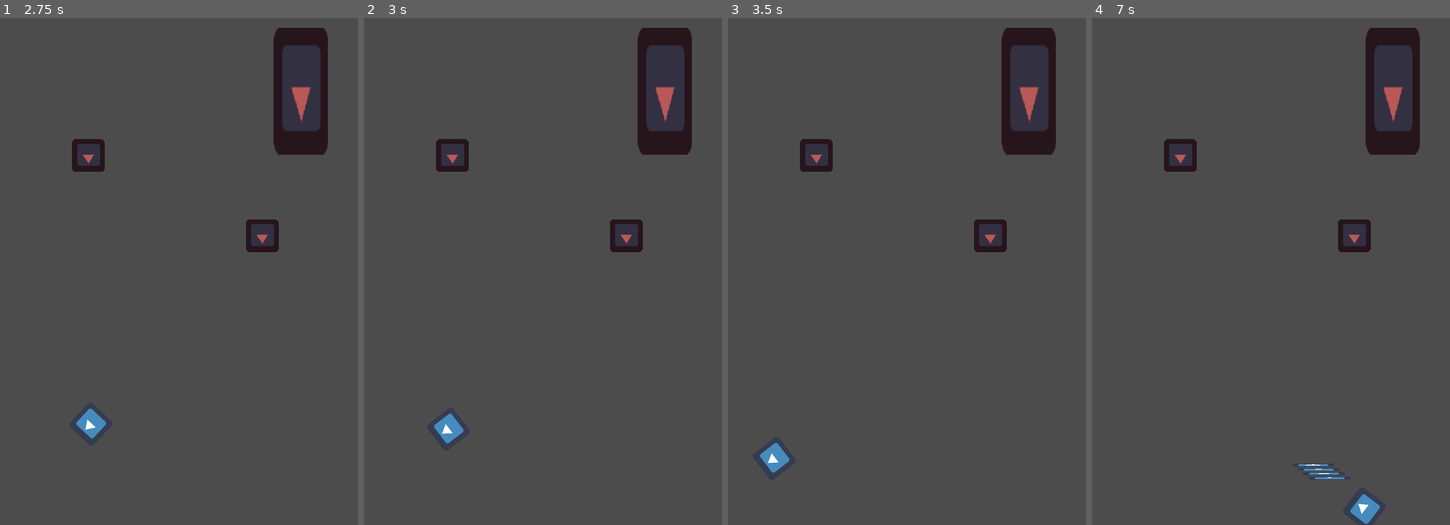
Above: before the commit, frames 1-4 (left to right).
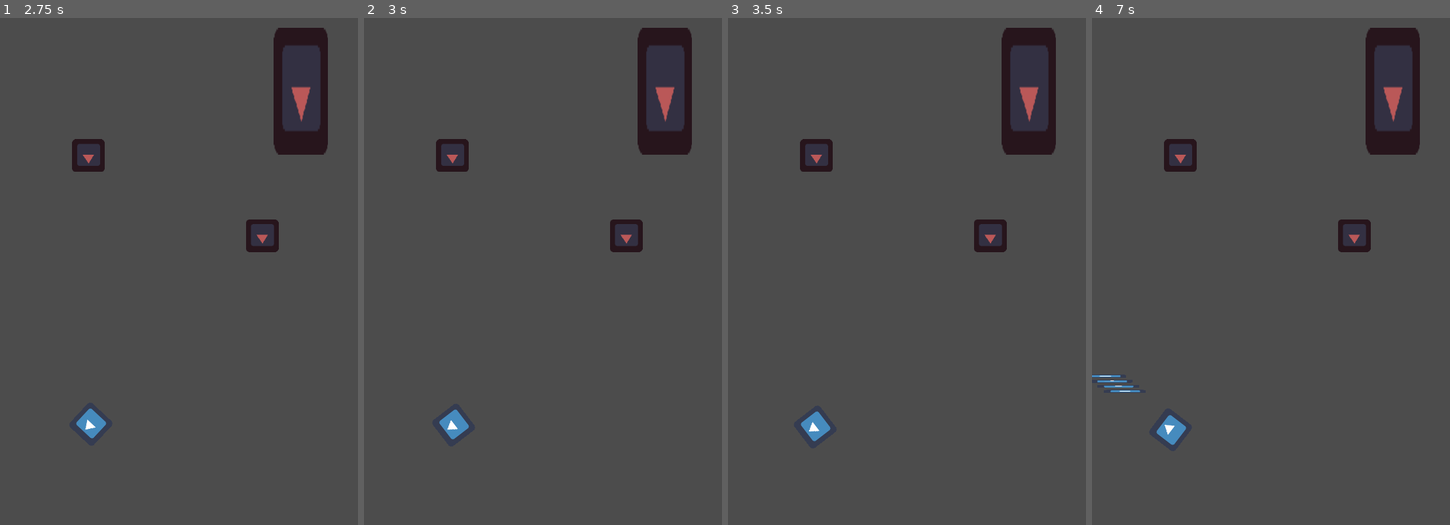
Above: after the commit, the same moments.

Repository: DaVinci789/asteroidblast
Game: Godot game, scene res://world.tscn
Two runs of this game, one before a commit and one after it. Both use one fixed random seed, a clock stepped at 60 frames per second and the inputs below. The engine's default icon, where the game draws it, is replaced by a stand-in: a white triangle on a blue panel in a dark square.
Inputs:
- Up to frame 1 (2.75 s): tap Enter at 0.5 s; hold Right (ui_right) 0.53-1.28 s; tap Space (ui_select) at 0.77, 1.52 s; hold Left (ui_left) 1.28-2.03 s; hold Right (ui_right) from 2.03 s (still down)
- Up to frame 2 (3 s): release Right (ui_right) at 2.78 s; hold Up (ui_up) from 2.78 s (still down)
- Up to frame 3 (3.5 s): keep holding Up (ui_up); tap Space (ui_select) at 3.02 s
- Up to frame 4 (7 s): release Up (ui_up) at 3.53 s; hold Left (ui_left) 3.53-5.78 s; tap Space (ui_select) at 3.77, 4.52, 6.02, 6.77 s; hold Right (ui_right) 5.78-6.53 s; hold Up (ui_up) from 6.53 s (still down)

Frame 1 is identical in both runs. In frame 2, 0.2% of the frame differs, in the area x 19-30%, y 77-84%; in frame 3, 0.6%; in frame 4, 0.8%, in the area x 0-81%, y 70-100%.

Commit message:
Update ship.gd

Diff:
--- a/ship.gd
+++ b/ship.gd
@@ -45,7 +45,7 @@
 
 	var movedir = Vector2(1,0).rotated(rotation)
 
-	if Input.is_action_pressed("ui_up"):
+	if Input.is_action_just_pressed("ui_up"):
 		velocity = velocity.linear_interpolate(movedir, acc)
 	else:
 		velocity = velocity.linear_interpolate(Vector2(0,0), dec)
